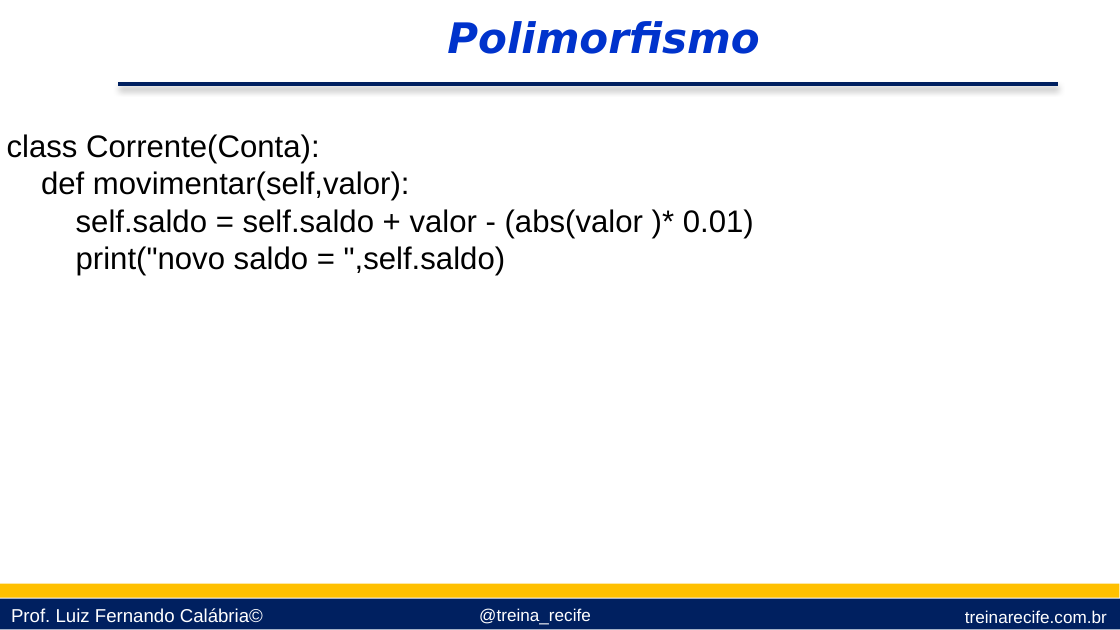
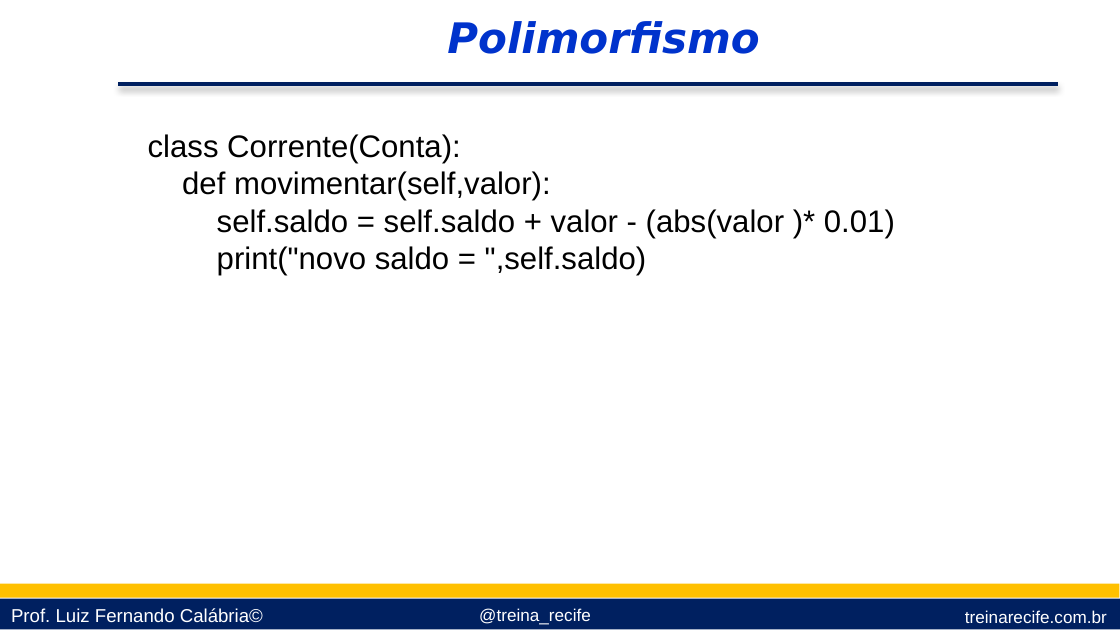
Before and after one commit to lfcalabria/pythonbasico, a slide deck: slide 12 of Apresentações/10 - Orientação a Objetos.pptx. Drawn at 1120x630 pixels with LibreOffice and Linux fonts; fonts in the diff are those of the drawing; background and template pictures are left out. Boxes give left, top, right and bottom in pixels: in the first picture for what was removed or moved away, otherwise in the second. Text is boxed around its words. In the diff, an @@ line names an element or a change of style, - is before the commit and + after.

```diff
--- a/Apresentações/10 - Orientação a Objetos.pptx
+++ b/Apresentações/10 - Orientação a Objetos.pptx
@@ text "class Corrente(Conta):": place and size @@
-text "class Corrente(Conta):" at (7, 134, 754, 275)
+text "class Corrente(Conta):" at (148, 134, 895, 275)
```
Also in this commit, not shown: 12 other slides changed, 9 slides added.
